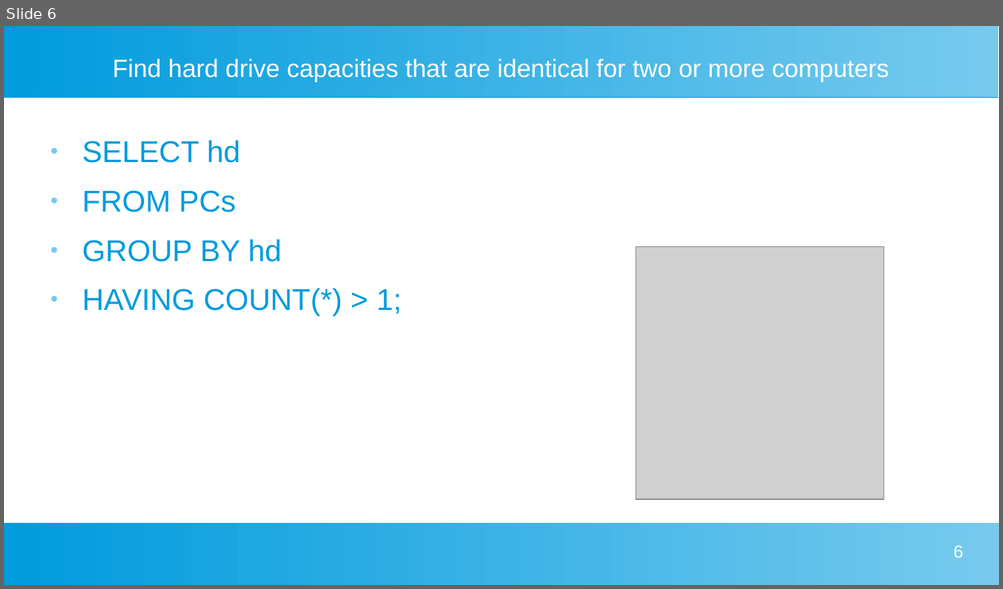
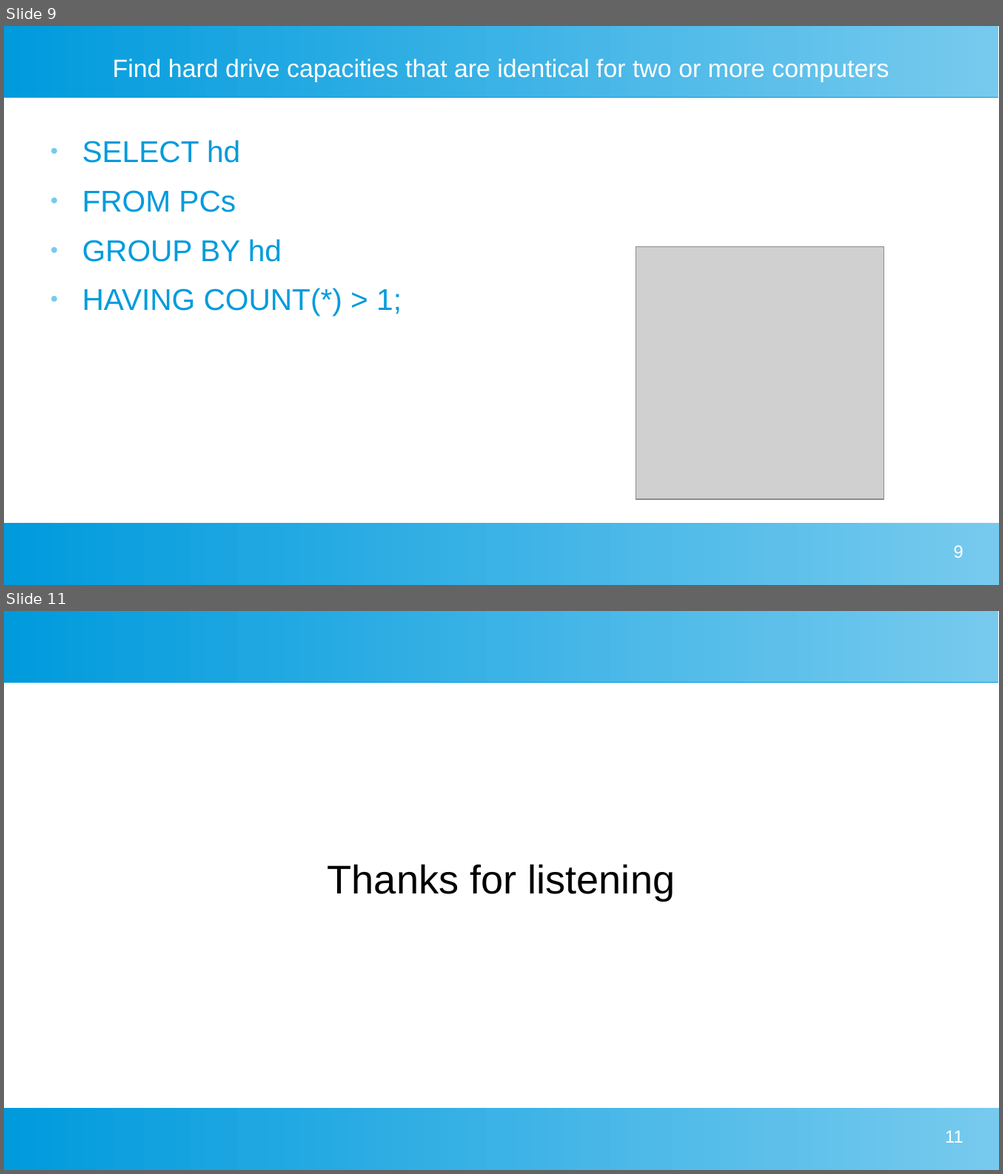
Before and after one commit to ajm1102/Uni-work, a slide deck: Big Data and Data Mining/Presentation/sqlPres.odp. Shown one above the other, each under a label of ours: slide 6 before the commit, slides 9 and 11 after it; the slides between them are not shown. The pictures are 1003x589 and 1003x1174 pixels, drawn with LibreOffice and Linux fonts; fonts in the diff are those of the drawing; grey boxes stand for pictures. Boxes give left, top, right and bottom in pixels: in the first picture for what was removed or moved away, otherwise in the second. Text is boxed around its words. In the diff, an @@ line names an element or a change of style, - is before the commit and + after.

```diff
--- a/Big Data and Data Mining/Presentation/sqlPres.odp
+++ b/Big Data and Data Mining/Presentation/sqlPres.odp
@@ slide 11 added at [4,611,999,1170], background #FFFFFF; not listed: 2 template elements that a slide beside it also shows @@
@@ subtitle added at [327,864,675,901], 32 pt, text #000000 @@
+Thanks for listening
@@ page number added at [945,1130,963,1143], 14 pt, text #FFFFFF @@
+11
@@ what was slide 6 is now slide 9 @@
@@ page number at [953,545,963,558]: text changed @@
-6
+9
```
Also in this commit, not shown: 1 slide changed, 6 other slides added, 2 slides removed, 4 other files.
